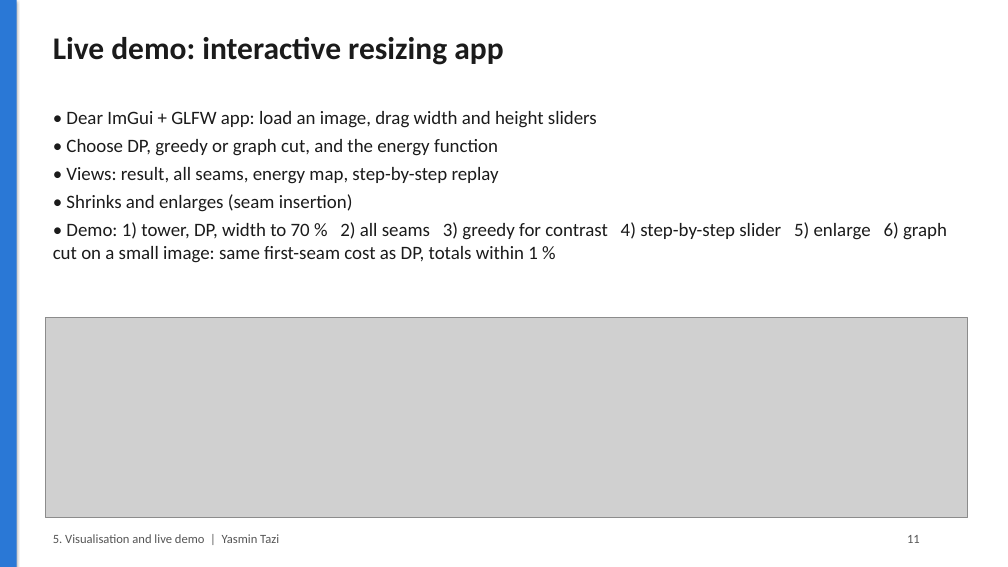
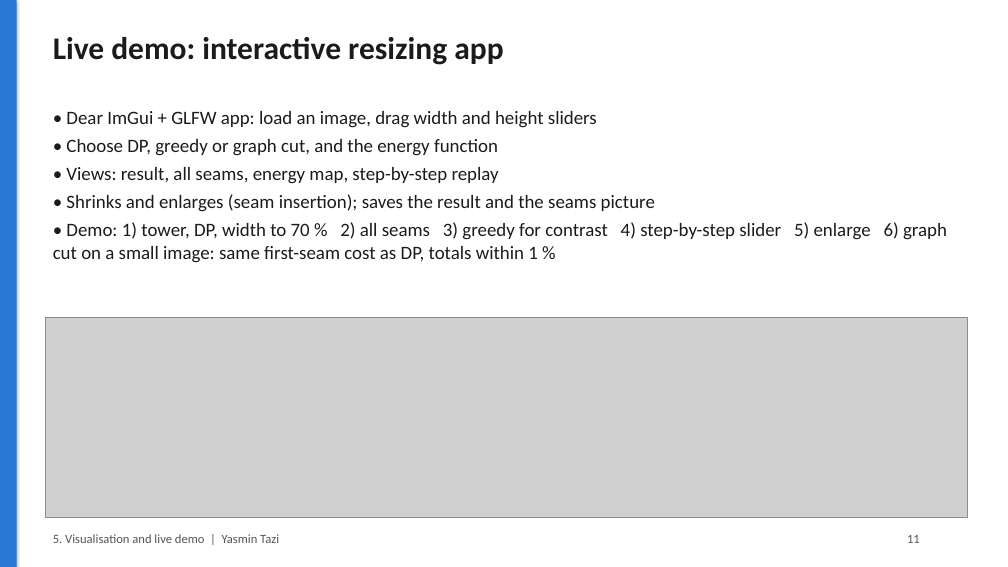
Before and after one commit to Raziqqx/seam-carving, a slide deck: slide 11 of slides/Team5_Seam_Carving.pptx. Drawn at 1008x567 pixels with LibreOffice and Linux fonts; fonts in the diff are those of the drawing; grey boxes stand for pictures. Boxes give left, top, right and bottom in pixels: in the first picture for what was removed or moved away, otherwise in the second. Text is boxed around its words. In the diff, an @@ line names an element or a change of style, - is before the commit and + after.

```diff
--- a/slides/Team5_Seam_Carving.pptx
+++ b/slides/Team5_Seam_Carving.pptx
@@ text at [66, 194, 655, 212]: text changed @@
-• Shrinks and enlarges (seam insertion)
+• Shrinks and enlarges (seam insertion); saves the result and the seams picture
```
Also in this commit, not shown: 7 other slides changed, 4 other files.
